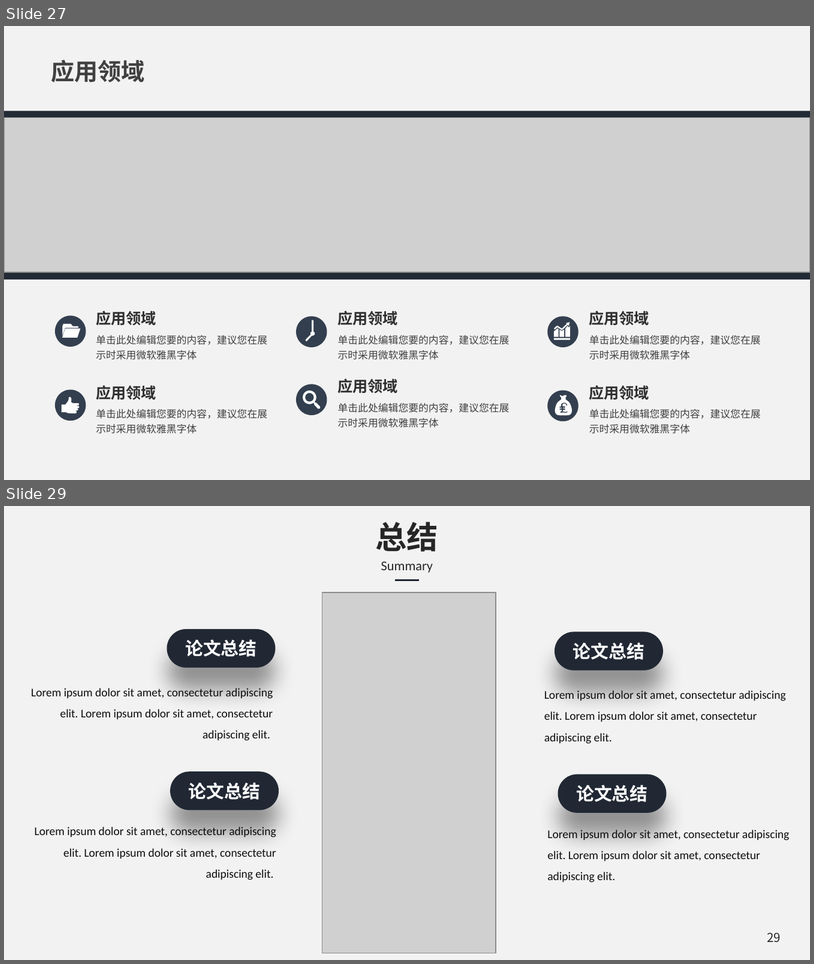
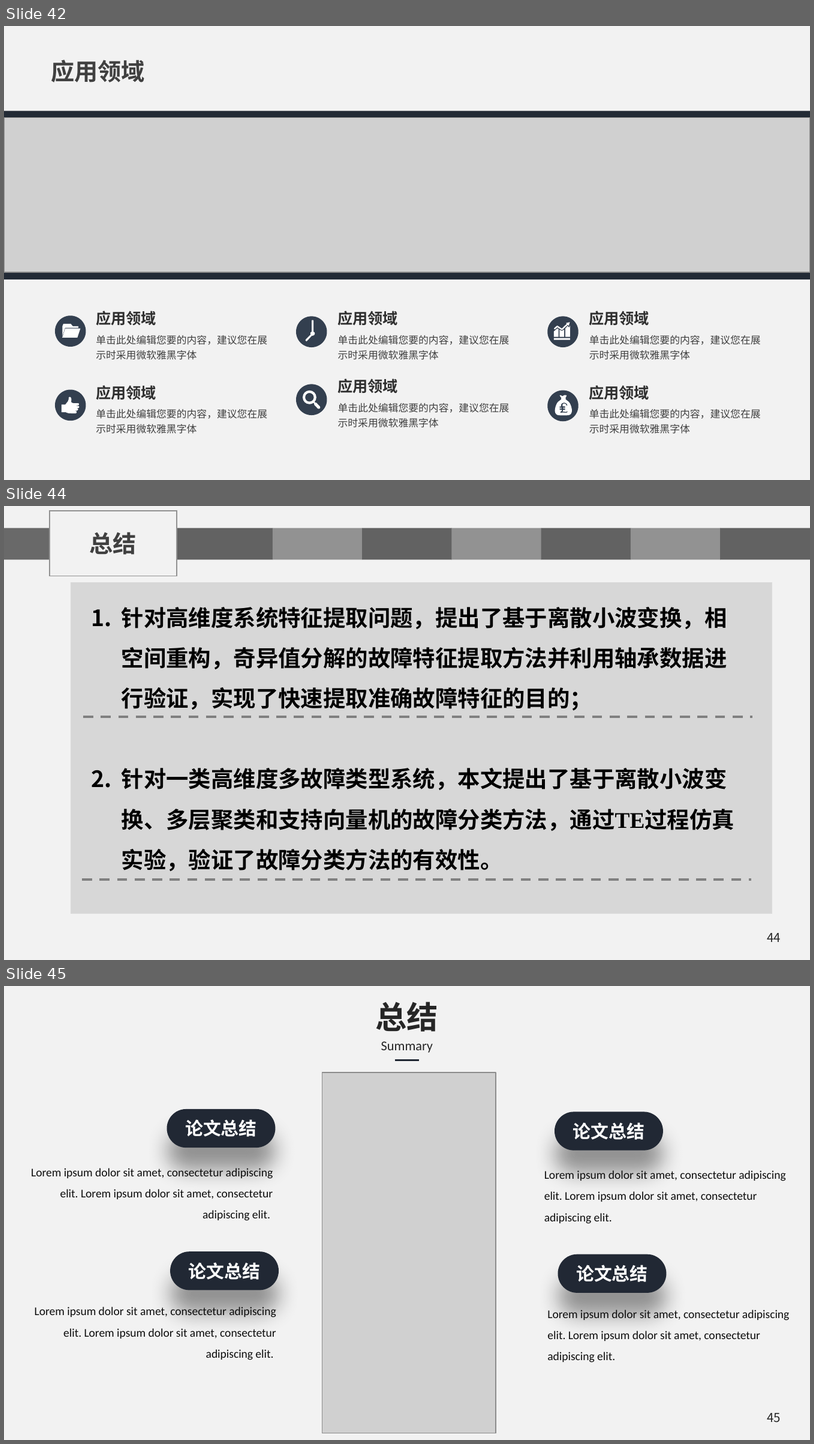
Before and after one commit to chenshuaihua/Graduate, a slide deck: 毕设文件/陈帅华-2016014016-自实1601-中期答辩.pptx. Shown one above the other, each under a label of ours: slides 27 and 29 before the commit, slides 42, 44 and 45 after it; the slides between them are not shown. The pictures are 814x964 and 814x1444 pixels, drawn with LibreOffice and Linux fonts; fonts in the diff are those of the drawing; grey boxes stand for pictures; background and template pictures are left out. Boxes give left, top, right and bottom in pixels: in the first picture for what was removed or moved away, otherwise in the second. Text is boxed around its words. In the diff, an @@ line names an element or a change of style, - is before the commit and + after.

```diff
--- a/毕设文件/陈帅华-2016014016-自实1601-中期答辩.pptx
+++ b/毕设文件/陈帅华-2016014016-自实1601-中期答辩.pptx
@@ slide 44 added at box(4, 506, 810, 960), background #F2F2F2 @@
@@ rectangle added at box(50, 511, 177, 576), outline #929292 1 pt @@
@@ text added at box(89, 532, 136, 555), 21 pt, text #404040, bold @@
+总结
@@ group added at box(4, 528, 810, 559): 8 rectangles @@
@@ rectangle added at box(72, 583, 773, 913), fill #D7D7D7, outline #D9D9D9 1 pt @@
@@ text added at box(122, 607, 735, 871), 20 pt, text #000000, bold @@
+1. 针对高维度系统特征提取问题，提出了基于离散小波变换，相空间重构，奇异值分解的故障特征提取方法并利用轴承数据进行验证，实现了快速提取准确故障特征的目的；
+2. 针对一类高维度多故障类型系统，本文提出了基于离散小波变换、多层聚类和支持向量机的故障分类方法，通过TE过程仿真实验，验证了故障分类方法的有效性。
@@ line added from (83, 717) to (753, 717), #808080 2.25 pt dashed @@
@@ line added from (82, 879) to (752, 879), #808080 2.25 pt dashed @@
@@ page number added at box(768, 933, 782, 942), 11 pt, text #262626 @@
+44
@@ what was slide 27 is now slide 42 @@
@@ what was slide 29 is now slide 45 @@
@@ page number at box(768, 1413, 782, 1422): text changed @@
-29
+45
```
Also in this commit, not shown: 6 slides changed, 15 other slides added, 3 other files.
